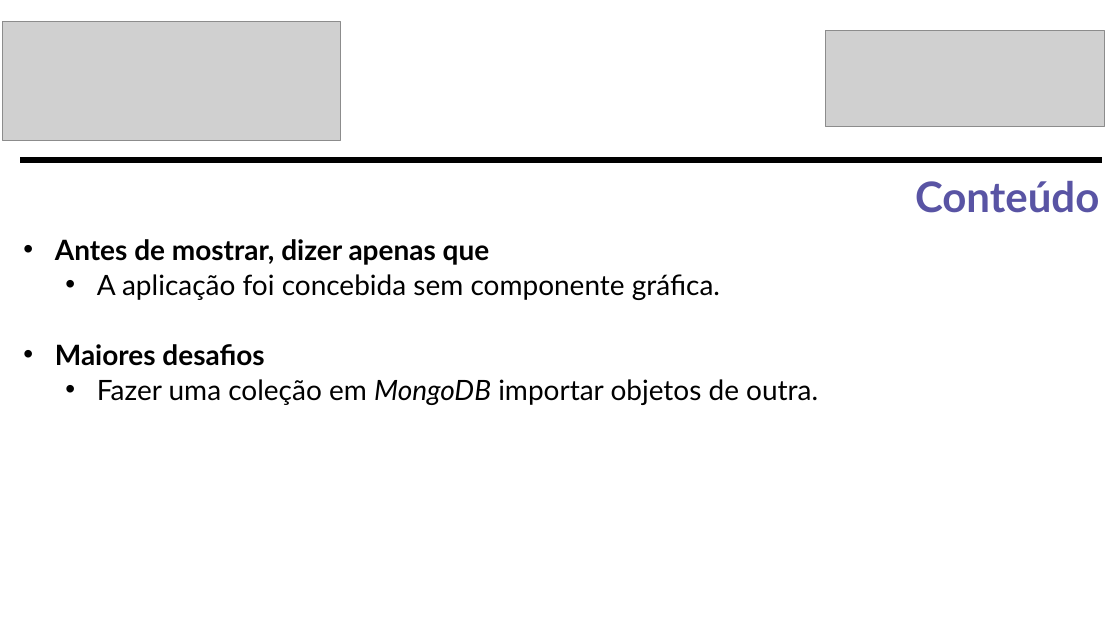
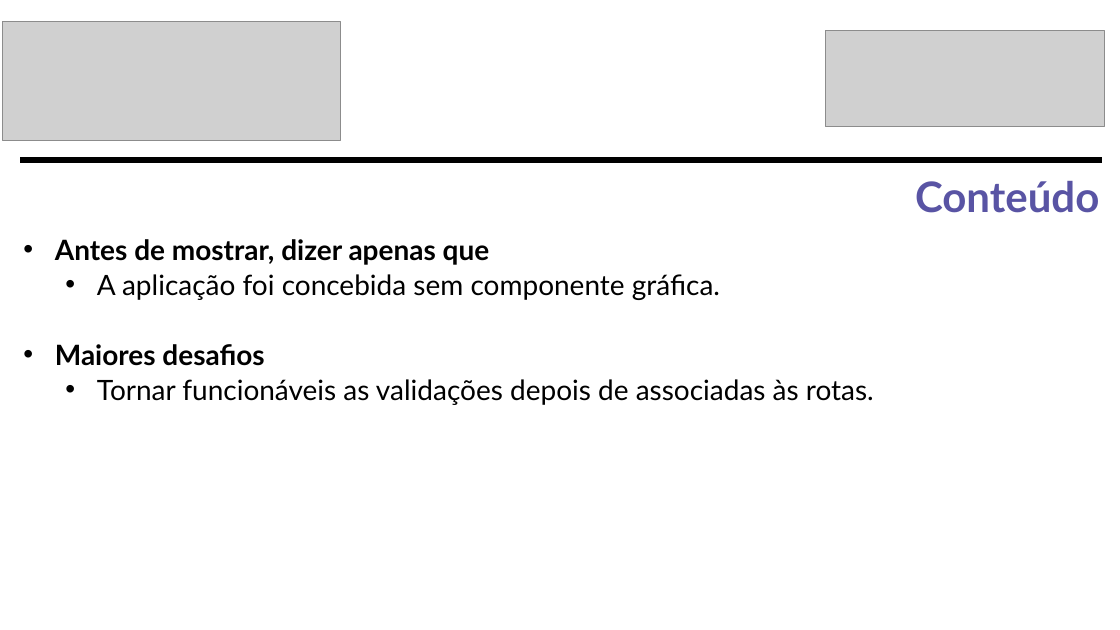
Before and after one commit to Paprikadarlingtoniapurpuraquevedo/galeria_possivel, a slide deck: slide 11 of Galeria Possível.pptx. Drawn at 1120x630 pixels with LibreOffice and Linux fonts; fonts in the diff are those of the drawing; grey boxes stand for pictures. Boxes give left, top, right and bottom in pixels: in the first picture for what was removed or moved away, otherwise in the second. Text is boxed around its words. In the diff, an @@ line names an element or a change of style, - is before the commit and + after.

```diff
--- a/Galeria Possível.pptx
+++ b/Galeria Possível.pptx
@@ text at (97, 379, 874, 405): text changed @@
-  • Fazer uma coleção em MongoDB importar objetos de outra.
+  • Tornar funcionáveis as validações depois de associadas às rotas.
```
Also in this commit, not shown: 2 other slides changed.
